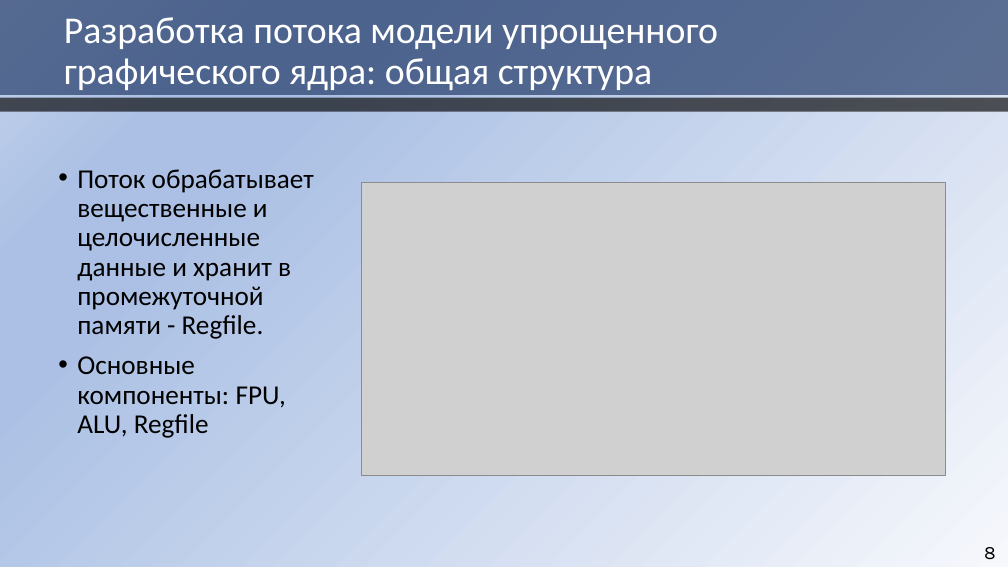
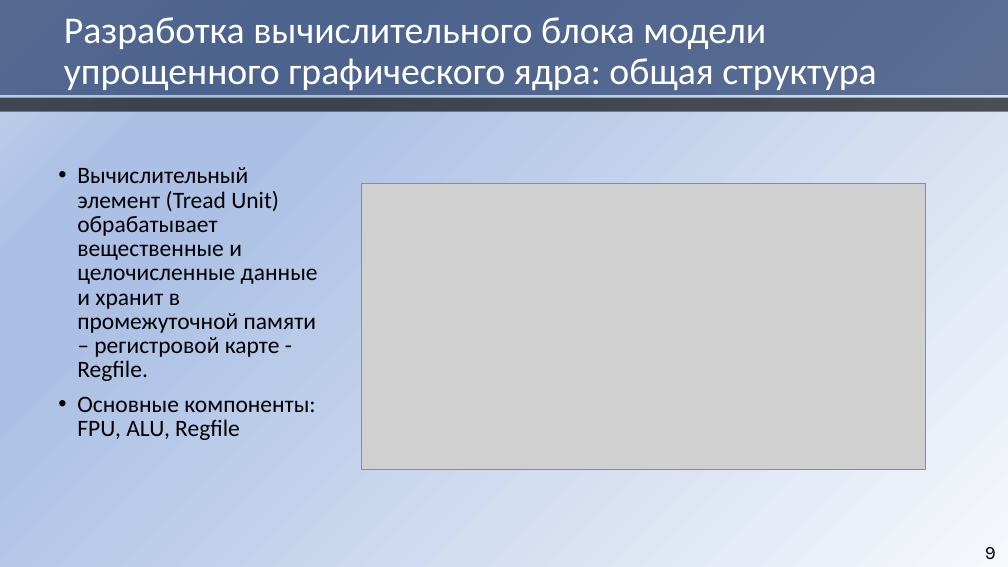
Before and after one commit to HaMeNopeDiot/hardware_gpu, a slide deck: slide 9 of docs/starukhin_dissertation/magister_pres.pptx (slide 8 before the commit). Drawn at 1008x567 pixels with LibreOffice and Linux fonts; fonts in the diff are those of the drawing; grey boxes stand for pictures. Boxes give left, top, right and bottom in pixels: in the first picture for what was removed or moved away, otherwise in the second. Text is boxed around its words. In the diff, an @@ line names an element or a change of style, - is before the commit and + after.

Commit message:
Update pptx

```diff
--- a/docs/starukhin_dissertation/magister_pres.pptx
+++ b/docs/starukhin_dissertation/magister_pres.pptx
@@ title at (x1=64, y1=17, x2=876, y2=90): text changed @@
-Разработка потока модели упрощенного графического ядра: общая структура
+Разработка вычислительного блока модели упрощенного графического ядра: общая структура
@@ text at (x1=77, y1=167, x2=318, y2=381): text changed; size 25.9 to 22.4 pt @@
-• Поток обрабатывает вещественные и целочисленные данные и хранит в промежуточной памяти - Regfile.
+• Вычислительный элемент (Tread Unit) обрабатывает вещественные и целочисленные данные и хранит в промежуточной памяти – регистровой карте - Regfile.
@@ picture resized from (x1=361, y1=182, x2=946, y2=475) to (x1=361, y1=184, x2=926, y2=470) @@
@@ text at (x1=77, y1=396, x2=315, y2=440): size 25.9 to 22.4 pt in "Основные компоненты: FPU, ALU, Regfile"; line spacing 0.9 to 0.86 @@
```
Also in this commit, not shown: 7 other slides changed, 4 slides added, 3 slides removed.
